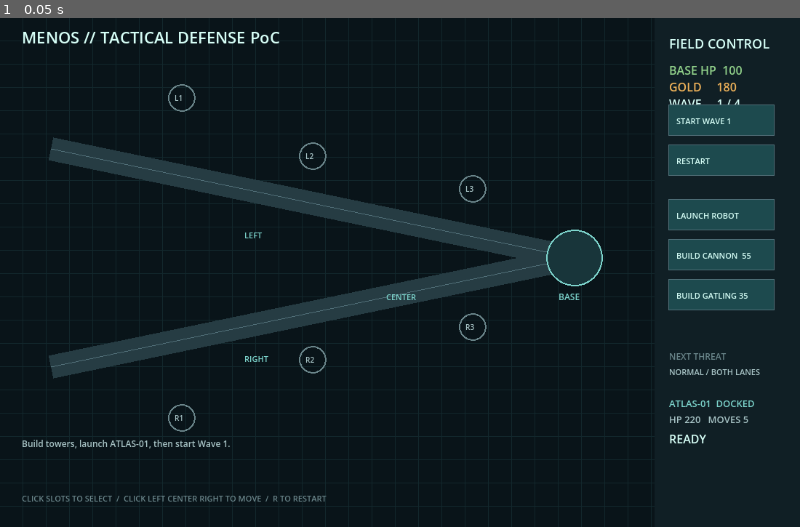
Above: before the commit, frame 1.
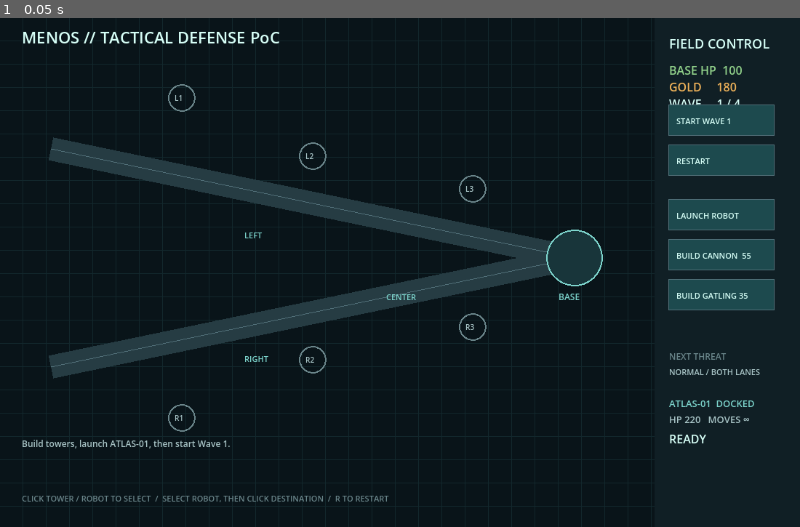
Above: after the commit, the same moment.

Repository: ln9swrd/atlas
Game: Godot game, scene res://main.tscn
The game is run twice, just before and just after one commit, with the same random seed, the same clock (stepped at 60 frames per second) and the same inputs.
Inputs:
- Up to frame 1 (0.05 s): no input

The runs differ from the first frame. In frame 1, 0.3% of the frame differs, in the area x 5-94%, y 78-96%.

Commit message:
Implement unlimited robot movement and wave-time tower construction
- Updated robot movement logic to allow unlimited commands during gameplay.
- Modified tower construction to be available during both READY and RUNNING states.
- Enhanced robot targeting to prioritize living heavy and giant enemies.
- Adjusted UI elements to reflect changes in robot status and commands.
- Added new functions for selecting robot targets and heavy targets.
- Updated game state management to reset relevant variables upon game reset.
- Improved click handling for selecting towers and robots.
- Revised art direction document to outline visual and design proposals for entities.

Diff:
--- a/projects/menos/godot/main.gd
+++ b/projects/menos/godot/main.gd
@@ -21,6 +21,8 @@
 var robot := {}
 var feed: Array[String] = []
 var selected_slot := ""
+var selected_tower := ""
+var robot_selected := false
 var effects: Array = []
 
 func _ready() -> void:
@@ -29,7 +31,7 @@
 
 func reset_game() -> void:
 	base_hp = 100.0; gold = 180; wave = 1; run_state = RunState.READY; wave_running = false; wave_clear = false; elapsed = 0.0
-	spawn_clock = 0.0; spawn_queue.clear(); enemies.clear(); towers.clear(); effects.clear(); selected_slot = ""
+	spawn_clock = 0.0; spawn_queue.clear(); enemies.clear(); towers.clear(); effects.clear(); selected_slot = ""; selected_tower = ""; robot_selected = false
 	robot = {"active": false, "spot": "CENTER", "position": ROBOT_SPOTS.CENTER, "hp": DATA.ROBOT.hp, "commands": DATA.ROBOT.max_moves, "attack": 0.0, "area": 0.0, "pierce": 0.0, "flash": 0.0}
 	feed.clear(); log_event("Build towers, launch ATLAS-01, then start Wave 1.")
 
@@ -76,7 +78,7 @@
 	robot["flash"] = 0.12
 	effects.append({"position": robot.position, "type": "giantHit", "life": 0.28})
 	if robot.hp <= 0.0:
-		robot.hp = 0.0; robot.active = false; log_event("ATLAS-01 destroyed. Base defense remains active.")
+		robot.hp = 0.0; robot.active = false; robot_selected = false; log_event("ATLAS-01 destroyed. Base defense remains active.")
 
 func update_giant_robot_attack(delta: float, enemy: Dictionary) -> void:
 	if enemy.type != "giant" or not robot.active or robot.hp <= 0.0: return
@@ -128,6 +130,18 @@
 	candidates.sort_custom(func(a, b): return a.position.x > b.position.x)
 	return candidates[0]
 
+func get_robot_target() -> Dictionary:
+	var candidates: Array = enemies.filter(func(enemy): return enemy.hp > 0.0 and enemy.position.distance_to(robot.position) <= DATA.ROBOT.range)
+	if candidates.is_empty(): return {}
+	candidates.sort_custom(func(a, b): return a.position.x > b.position.x)
+	return candidates[0]
+
+func get_robot_heavy_target() -> Dictionary:
+	var candidates: Array = enemies.filter(func(enemy): return enemy.hp > 0.0 and enemy.type in ["heavy", "giant"] and enemy.position.distance_to(robot.position) <= DATA.ROBOT.range + 20.0)
+	if candidates.is_empty(): return {}
+	candidates.sort_custom(func(a, b): return a.position.x > b.position.x)
+	return candidates[0]
+
 func update_towers(delta: float) -> void:
 	for tower in towers:
 		tower.cooldown -= delta
@@ -139,8 +153,8 @@
 func update_robot(delta: float) -> void:
 	if not robot.active or robot.hp <= 0.0: return
 	robot.attack -= delta; robot.area -= delta; robot.pierce -= delta
-	var target: Dictionary = find_target(robot.position, DATA.ROBOT.range)
-	var heavy: Dictionary = find_target(robot.position, DATA.ROBOT.range + 20.0, "heavy")
+	var target: Dictionary = get_robot_target()
+	var heavy: Dictionary = get_robot_heavy_target()
 	if robot.area <= 0.0:
 		var nearby: Array = enemies.filter(func(enemy): return enemy.hp > 0.0 and enemy.position.distance_to(robot.position) <= DATA.ROBOT.ability_area.radius)
 		if nearby.size() >= DATA.ROBOT.ability_area.threshold:
@@ -159,7 +173,7 @@
 	wave_running = false; wave_clear = true
 	if wave < DATA.WAVES.size():
 		run_state = RunState.READY
-		log_event("Wave clear. Next: %s" % DATA.WAVES[wave].label); wave += 1
+		log_event("Wave clear. Next: %s" % DATA.WAVES[wave].label); wave += 1; start_wave()
 	else:
 		run_state = RunState.VICTORY
 		log_event("VICTORY. ALL FOUR WAVES CLEAR. Press RESTART to repeat.")
@@ -174,30 +188,39 @@
 	if Rect2(920, 250, 145, 42).has_point(point): launch_robot(); return
 	if Rect2(920, 305, 145, 42).has_point(point): build_tower("cannon"); return
 	if Rect2(920, 360, 145, 42).has_point(point): build_tower("gatling"); return
+	for tower in towers:
+		if point.distance_to(tower.position) < 24.0:
+			selected_tower = tower.id; selected_slot = tower.id; robot_selected = false; queue_redraw(); return
+	if robot.active and point.distance_to(robot.position) < 28.0:
+		robot_selected = true; selected_tower = ""; selected_slot = ""; queue_redraw(); return
 	for id in SLOTS:
-		if point.distance_to(SLOTS[id]) < 24.0 and not towers.any(func(tower): return tower.id == id): selected_slot = id; return
+		if point.distance_to(SLOTS[id]) < 24.0 and not towers.any(func(tower): return tower.id == id): selected_slot = id; selected_tower = ""; robot_selected = false; queue_redraw(); return
 	for id in ROBOT_SPOTS:
-		if point.distance_to(ROBOT_SPOTS[id]) < 55.0: move_robot(id); return
+		if point.distance_to(ROBOT_SPOTS[id]) < 55.0:
+			if robot_selected: move_robot(id)
+			return
+	selected_slot = ""; selected_tower = ""; robot_selected = false; queue_redraw()
 
 func build_tower(type: String) -> void:
-	if run_state != RunState.READY: return
+	if run_state not in [RunState.READY, RunState.RUNNING]: return
 	if selected_slot.is_empty(): log_event("Select an empty tower slot first."); return
 	if towers.any(func(tower): return tower.id == selected_slot): return
+	if not DATA.TOWERS.has(type): return
 	var data: Dictionary = DATA.TOWERS[type]
 	if gold < data.cost: log_event("Need %d gold for %s." % [data.cost, data.name]); return
-	gold -= data.cost; towers.append({"id": selected_slot, "type": type, "position": SLOTS[selected_slot], "data": data, "cooldown": 0.0}); log_event("%s deployed at %s." % [data.name, selected_slot]); selected_slot = ""
+	gold -= data.cost; towers.append({"id": selected_slot, "type": type, "position": SLOTS[selected_slot], "data": data, "cooldown": 0.0}); log_event("%s deployed at %s." % [data.name, selected_slot]); selected_slot = ""; selected_tower = ""; robot_selected = false
 
 func launch_robot() -> void:
 	if not can_launch_robot(): return
 	robot.hp = DATA.ROBOT.hp
-	robot.active = true; log_event("ATLAS-01 launched at %s. Choose a crisis zone." % robot.spot)
+	robot.active = true; robot_selected = true; selected_tower = ""; selected_slot = ""; log_event("ATLAS-01 launched at %s. Choose a crisis zone." % robot.spot)
 
 func can_launch_robot() -> bool:
 	return not robot.active and run_state in [RunState.READY, RunState.RUNNING]
 
 func move_robot(id: String) -> void:
-	if not robot.active or robot.commands <= 0 or robot.spot == id: return
-	robot.spot = id; robot.position = ROBOT_SPOTS[id]; robot.commands -= 1; log_event("ATLAS-01 moved to %s. %d commands remain." % [id, robot.commands])
+	if not robot.active or run_state not in [RunState.READY, RunState.RUNNING] or not ROBOT_SPOTS.has(id) or robot.spot == id: return
+	robot.spot = id; robot.position = ROBOT_SPOTS[id]; log_event("ATLAS-01 moved to %s." % id)
 
 func _draw() -> void:
 	draw_rect(Rect2(0, 0, 1100, 700), Color("091419"))
@@ -209,7 +232,9 @@
 	for id in SLOTS:
 		var occupied := towers.any(func(tower): return tower.id == id)
 		if not occupied: draw_arc(SLOTS[id], 18, 0, TAU, 20, Color("f0a35a") if selected_slot == id else Color("6a858a"), 2)
-		else: draw_circle(SLOTS[id], 15, Color("f0a35a") if towers.filter(func(tower): return tower.id == id)[0].type == "cannon" else Color("7ed6ce"))
+		else:
+			draw_circle(SLOTS[id], 15, Color("f0a35a") if towers.filter(func(tower): return tower.id == id)[0].type == "cannon" else Color("7ed6ce"))
+			if selected_tower == id: draw_arc(SLOTS[id], 24, 0, TAU, 24, Color("d7fff7"), 2)
 		draw_string(ThemeDB.fallback_font, SLOTS[id] + Vector2(-10, 4), id, HORIZONTAL_ALIGNMENT_LEFT, -1, 10, Color("a9c5c7"))
 	for id in ROBOT_SPOTS: draw_string(ThemeDB.fallback_font, ROBOT_SPOTS[id] + Vector2(-24, 58), id, HORIZONTAL_ALIGNMENT_LEFT, -1, 11, Color("7ed6ce"))
 	for enemy in enemies:
@@ -222,6 +247,7 @@
 		var is_flashing: bool = float(robot.get("flash", 0.0)) > 0.0
 		draw_circle(robot.position, 22, Color.WHITE if is_flashing else Color("7ed6ce"))
 		draw_arc(robot.position, 28, 0, TAU, 6, Color("ef7068") if is_flashing else Color("d7fff7"), 3 if is_flashing else 2)
+		if robot_selected: draw_arc(robot.position, 35, 0, TAU, 24, Color("f0a35a"), 2)
 	draw_ui()
 
 func draw_ui() -> void:
@@ -233,9 +259,13 @@
 	elif run_state == RunState.VICTORY: status_text = "VICTORY"
 	elif run_state == RunState.DEFEAT: status_text = "DEFEAT"
 	draw_string(ThemeDB.fallback_font, Vector2(920, 585), status_text, HORIZONTAL_ALIGNMENT_LEFT, -1, 16, Color("92d28b") if run_state == RunState.VICTORY else Color("ef7068") if run_state == RunState.DEFEAT else Color("d7fff7"))
-	button(Rect2(920, 120, 145, 42), "START WAVE %d" % wave, ru …(177 unchanged characters)… 145, 42), "BUILD CANNON  55", run_state != RunState.READY); button(Rect2(920, 360, 145, 42), "BUILD GATLING 35", run_state != RunState.READY)
-	draw_string(ThemeDB.fallback_font, Vector2(920, 535), "ATLAS-01  %s" % ("DEPLOYED / " + robot.spot if robot.active else "DOCKED"), HORIZONTAL_ALIGNMENT_LEFT, -1, 13, Color("7ed6ce")); draw_string(ThemeDB.fallback_font, Vector2(920, 557), "HP %03d   MOVES %d" % [max(0, ceil(robot.hp)), robot.commands], HORIZONTAL_ALIGNMENT_LEFT, -1, 13, Color("a9c5c7"))
-	draw_string(ThemeDB.fallback_font, Vector2(30, 665), "CLICK SLOTS TO SELECT  /  CLICK LEFT CENTER RIGHT TO MOVE  /  R TO RESTART", HORIZONTAL_ALIGNMENT_LEFT, -1, 11, Color("6a858a"))
+	button(Rect2(920, 120, 145, 42), "START WAVE %d" % wave, ru …(177 unchanged characters)… 145, 42), "BUILD CANNON  55", run_state not in [RunState.READY, RunState.RUNNING]); button(Rect2(920, 360, 145, 42), "BUILD GATLING 35", run_state not in [RunState.READY, RunState.RUNNING])
+	var robot_status := "DOCKED"
+	if robot.active: robot_status = "DEPLOYED / " + robot.spot
+	if robot_selected: robot_status += " / SELECTED"
+	draw_string(ThemeDB.fallback_font, Vector2(920, 535), "ATLAS-01  " + robot_status, HORIZONTAL_ALIGNMENT_LEFT, -1, 13, Color("7ed6ce"))
+	draw_string(ThemeDB.fallback_font, Vector2(920, 557), "HP %03d   MOVES ∞" % max(0, ceil(robot.hp)), HORIZONTAL_ALIGNMENT_LEFT, -1, 13, Color("a9c5c7"))
+	draw_string(ThemeDB.fallback_font, Vector2(30, 665), "CLICK TOWER / ROBOT TO SELECT  /  SELECT ROBOT, THEN CLICK DESTINATION  /  R TO RESTART", HORIZONTAL_ALIGNMENT_LEFT, -1, 11, Color("6a858a"))
 	for index in range(feed.size()): draw_string(ThemeDB.fallback_font, Vector2(30, 590 - index * 20), feed[index], HORIZONTAL_ALIGNMENT_LEFT, 820, 12, Color("a9c5c7"))
 
 func button(rect: Rect2, label: String, disabled: bool) -> void:
Not shown, added: projects/menos/MENOS_2D_ART_DIRECTION.md
Not shown, changed: projects/menos/game.js
Not shown, changed: projects/menos/index.html
Not shown, changed: projects/menos/state/CURRENT_STATE.md
